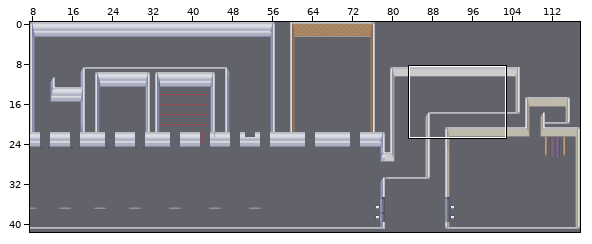
Two states of a Tiled map (JSON), frontend/public/assets/tilemaps/indoors.json. Above: a wide view before the commit, with the close-up outlined.
Close-up. As it was:
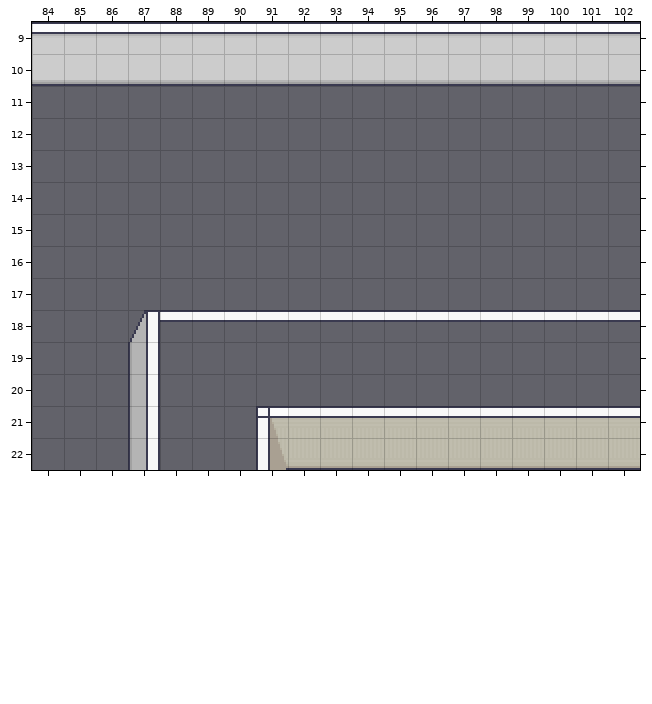
Cells are 32x32 px. Shown: x 84..102, y 9..22. The commit also changed other parts of the map, which this record leaves out.
Now the later version:
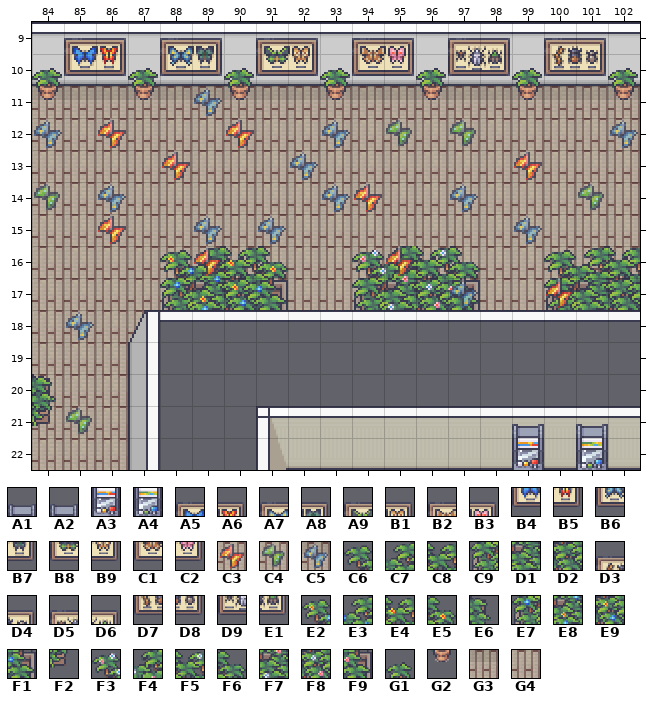
Key: from "14_Basement_32x32": A1 656, A2 657, A3 672, A4 673; from "22_Museum_32x32": A5 546, A6 547, A7 548, A8 549, A9 550, B1 551, B2 552, B3 553, B4 562, B5 563, B6 564, B7 565, B8 566, B9 567, C1 568, C2 569, C3 601, C4 602, C5 603, C6 631, C7 632, C8 633, C9 647, D1 648, D2 649, D3 656, D4 657, D5 658, D6 659, D7 672, D8 673, D9 674, E1 675, E2 679, E3 680, E4 681, E5 682, E6 686, E7 695, E8 696, E9 697, F1 698, F2 702, F3 711, F4 712, F5 713, F6 714, F7 728, F8 729, F9 730, G1 752, G2 768; from "Room_Builder_32x32": G3 3151, G4 3227.
__ is an empty cell.
Tiles of an added or newly shown layer are drawn over the layers below it.
See-through tiles are keyed as they look on the map.
From old to new:
Changed rows in their new state; .. is an unchanged cell.
Layer "Below Player" (now shown):
first column x 84:
11 G3 G3 G3 G3 G3 G3 G3 G3 G3 G3 G3 G3 G3 G3 G3 G3 G3 G3 G3
12 G4 G4 G4 G4 G4 G4 G4 G4 G4 G4 G4 G4 G4 G4 G4 G4 G4 G4 G4
13 G4 G4 G4 G4 G4 G4 G4 G4 G4 G4 G4 G4 G4 G4 G4 G4 G4 G4 G4
14 G4 G4 G4 G4 G4 G4 G4 G4 G4 G4 G4 G4 G4 G4 G4 G4 G4 G4 G4
15 G4 G4 G4 G4 G4 G4 G4 G4 G4 G4 G4 G4 G4 G4 G4 G4 G4 G4 G4
16 G4 G4 G4 G4 G4 G4 G4 G4 G4 G4 G4 G4 G4 G4 G4 G4 G4 G4 G4
17 G4 G4 G4 G4 G4 .. G4 G4 G4 G4 G4 .. G4 G4 G4 G4 G4 .. G4
18 G4 G4 G4 G4 .. .. .. .. .. .. .. .. .. .. .. .. .. .. ..
19 G4 G4 G4 .. .. .. .. .. .. .. .. .. .. .. .. .. .. .. ..
20 G4 G4 G4 .. .. .. .. .. .. .. .. .. .. .. .. .. .. .. ..
21 G4 G4 G4 .. .. .. .. .. .. .. .. .. .. .. .. .. .. .. ..
22 G4 G4 G4 .. .. .. .. .. .. .. .. .. .. .. .. .. .. .. ..
Layer "On The Walls" (now shown):
first column x 85:
 9 A5 A6 .. A7 A8 .. A9 B1 .. B2 B3 .. D5 D6 .. D3 D4
10 B4 B5 .. B6 B7 .. B8 B9 .. C1 C2 .. D9 E1 .. D7 D8
Layer "World" (now shown):
first column x 84:
10 G1 .. .. G1 .. .. G1 .. .. G1 .. .. G1 .. .. G1 .. .. G1
11 G2 .. .. G2 .. .. G2 .. .. G2 .. .. G2 .. .. G2 .. .. G2
first column x 84:
17 .. .. .. .. E7 E8 E9 F1 .. .. C9 F7 F8 F9 .. .. C9 D1 D2
20 E6 .. .. .. .. .. .. .. .. .. .. .. .. .. .. .. .. .. ..
21 F2 .. .. .. .. .. .. .. .. .. .. .. .. .. .. A1 .. A2 ..
22 .. .. .. .. .. .. .. .. .. .. .. .. .. .. .. A3 .. A4 ..
Layer "Above Player" (now shown):
first column x 88:
16 E2 E3 E4 E5 .. .. F3 F4 F5 F6 .. .. C6 C7 C8
Layer "Very Above Player" (now shown):
first column x 84:
11 .. .. .. .. .. C5 .. .. .. .. .. .. .. .. .. .. .. .. ..
12 C5 .. C3 .. .. .. C3 .. .. C5 .. C4 .. C4 .. .. .. .. C5
13 .. .. .. .. C3 .. .. .. C5 .. .. .. .. .. .. C3 .. .. ..
14 C4 .. C5 .. .. .. .. .. .. C5 C3 .. .. C5 .. .. .. C4 ..
15 .. .. C3 .. .. C5 .. C5 .. .. .. .. .. .. .. C5 .. .. ..
16 .. .. .. .. .. C3 .. .. .. .. .. C3 .. .. .. .. .. .. ..
17 .. .. .. .. .. .. .. .. .. .. .. .. .. C5 .. .. C3 .. ..
18 .. C5 .. .. .. .. .. .. .. .. .. .. .. .. .. .. .. .. ..
21 .. C4 .. .. .. .. .. .. .. .. .. .. .. .. .. .. .. .. ..
Pixel boxes of the changes (left, top, right, bottom) in both close-ups:
added: (32, 38, 640, 470)
